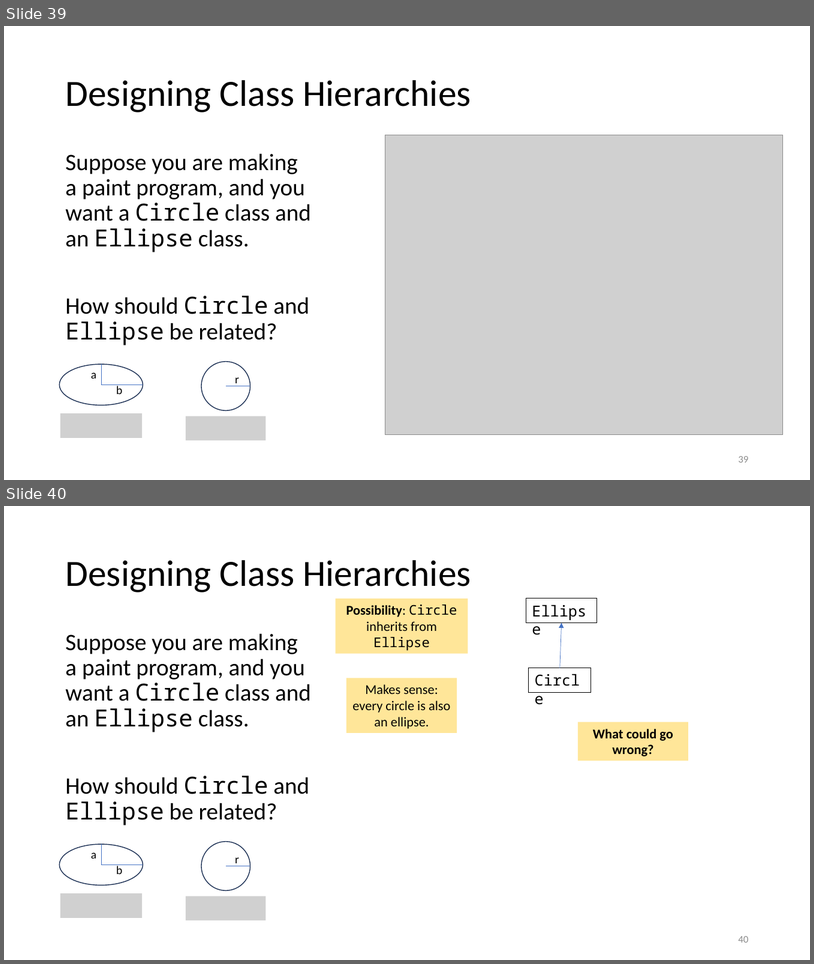
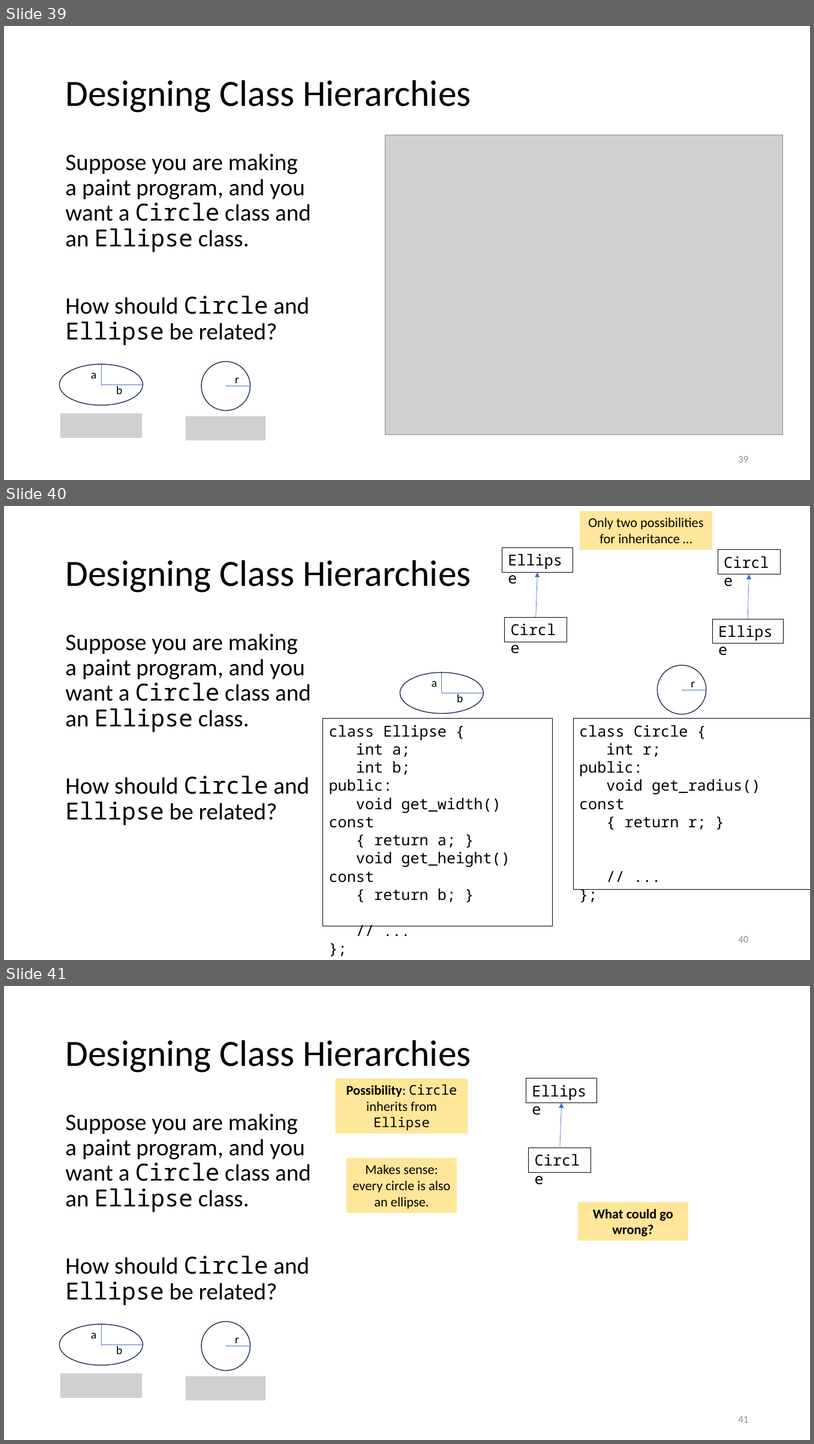
Before and after one commit to tjd1234/cmpt135spring2024, a slide deck: sample_code/week6/week6_cmpt135.pptx. Shown one above the other, each under a label of ours: slides 39 and 40 before the commit, slides 39, 40 and 41 after it. The pictures are 814x964 and 814x1444 pixels, drawn with LibreOffice and Linux fonts; fonts in the diff are those of the drawing; grey boxes stand for pictures. Boxes give left, top, right and bottom in pixels: in the first picture for what was removed or moved away, otherwise in the second. Text is boxed around its words. In the diff, an @@ line names an element or a change of style, - is before the commit and + after.

```diff
--- a/sample_code/week6/week6_cmpt135.pptx
+++ b/sample_code/week6/week6_cmpt135.pptx
@@ slide 40 added at <box>4,506,810,960</box>, background #FFFFFF @@
@@ rectangle added at <box>581,511,713,550</box>, fill #FFE699, 16 pt, text #000000 @@
+Only two possibilities for inheritance …
@@ rectangle added at <box>503,548,573,572</box>, outline #000000 0.75 pt, 18 pt, text #000000 @@
+Ellipse
@@ rectangle added at <box>719,550,781,574</box>, outline #000000 0.75 pt, 18 pt, text #000000 @@
+Circle
@@ title added at <box>65,560,471,592</box>, 44 pt, text #000000 @@
+Designing Class Hierarchies
@@ arrow added from (536, 618) to (537, 572), #4472C4 0.5 pt @@
@@ arrow added from (748, 619) to (749, 574), #4472C4 0.5 pt @@
@@ rectangle added at <box>505,618,567,642</box>, outline #000000 0.75 pt, 18 pt, text #000000 @@
+Circle
@@ rectangle added at <box>713,619,784,643</box>, outline #000000 0.75 pt, 18 pt, text #000000 @@
+Ellipse
@@ text added at <box>65,633,311,825</box>, 28 pt, text #000000 @@
+Suppose you are making a paint program, and you want a Circle class and an Ellipse class.
+How should Circle and Ellipse be related?
@@ ellipse added at <box>658,665,707,714</box>, outline #1E3256 1 pt @@
@@ text added at <box>691,681,695,690</box>, 14 pt, text #000000 @@
+r
@@ group added at <box>400,672,484,714</box>: 2 lines, 2 texts, 1 ellipse @@
+a
+b
@@ line added from (682, 690) to (707, 690), #4472C4 0.5 pt @@
@@ rectangle added at <box>323,718,552,926</box>, outline #000000 0.75 pt, 18 pt, text #000000 @@
+class Ellipse {
+int a;
+int b;
+public:
+void get_width() const
+{ return a; }
+void get_height() const
+{ return b; }
+// ...
+};
@@ rectangle added at <box>574,718,810,889</box>, outline #000000 0.75 pt, 18 pt, text #000000 @@
+class Circle {
+int r;
+public:
+void get_radius() const
+{ return r; }
+// ...
+};
@@ page number added at <box>738,936,749,942</box>, 12 pt, text #8C8C8C @@
+40
@@ what was slide 40 is now slide 41 @@
@@ page number at <box>738,1416,749,1422</box>: text changed @@
-40
+41
```
Also in this commit, not shown: 1 other file.
